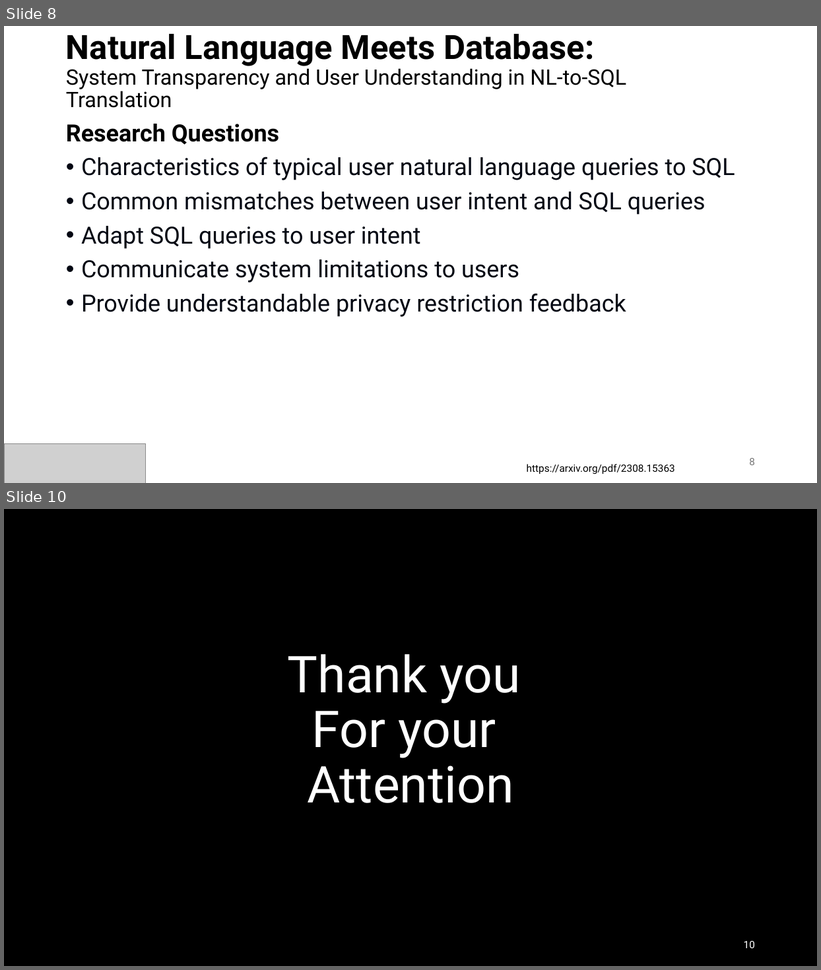
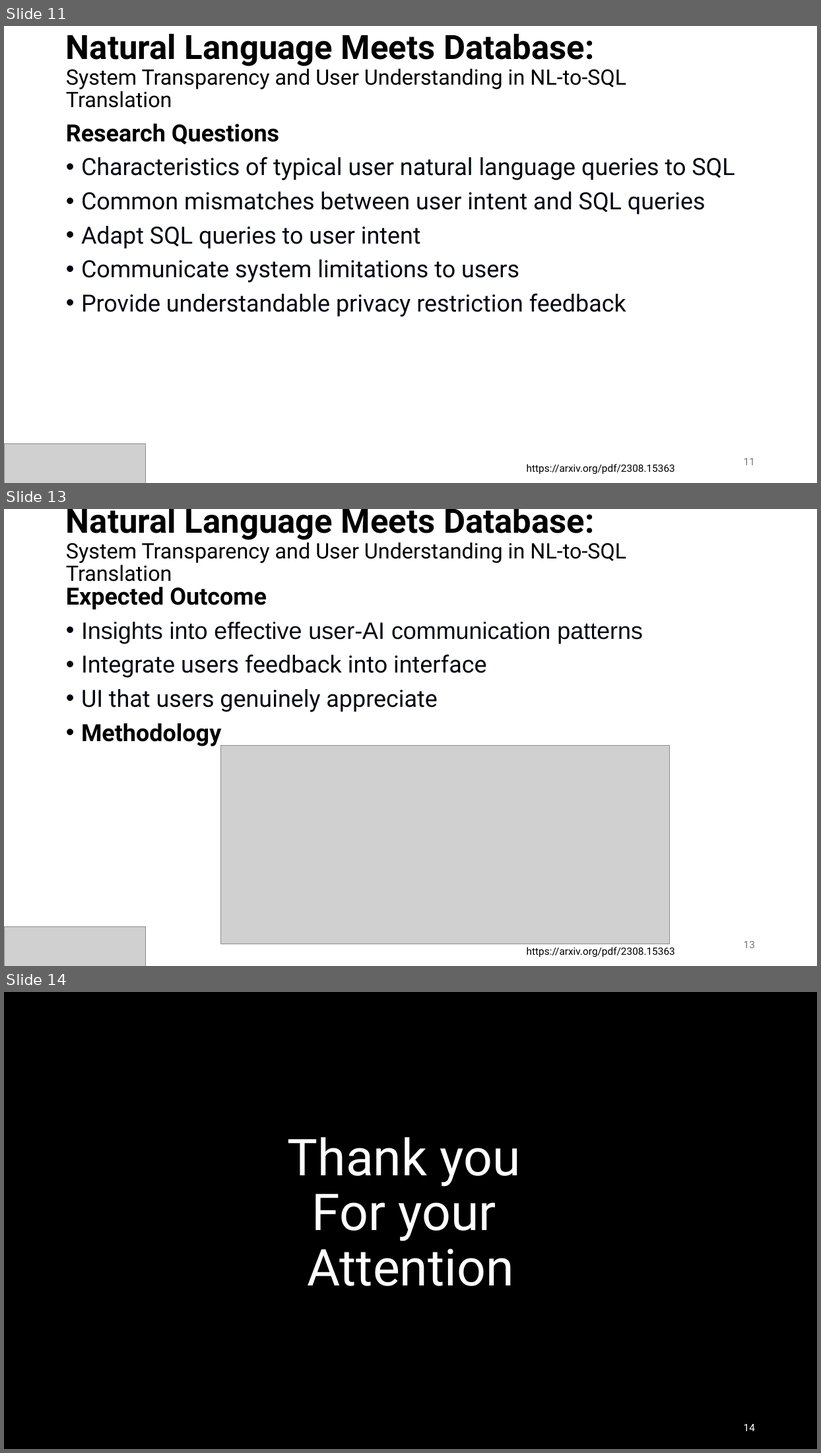
Before and after one commit to ParssaJ/HCI-AI, a slide deck: Presentation/HAI.pptx. Shown one above the other, each under a label of ours: slides 8 and 10 before the commit, slides 11, 13 and 14 after it; the slides between them are not shown. The pictures are 821x970 and 821x1453 pixels, drawn with LibreOffice and Linux fonts; fonts in the diff are those of the drawing; grey boxes stand for pictures; background and template pictures are left out. Boxes give left, top, right and bottom in pixels: in the first picture for what was removed or moved away, otherwise in the second. Text is boxed around its words. In the diff, an @@ line names an element or a change of style, - is before the commit and + after.

```diff
--- a/Presentation/HAI.pptx
+++ b/Presentation/HAI.pptx
@@ slide 13 added at <box>4,509,817,966</box>, background #FFFFFF @@
@@ title added at <box>66,509,626,582</box>, 25.2 pt, text #000000 @@
+Natural Language Meets Database:
+System Transparency and User Understanding in NL-to-SQL Translation
@@ text added at <box>66,587,643,747</box>, 28 pt, text #030712 @@
+Expected Outcome
+• Insights into effective user-AI communication patterns
+• Integrate users feedback into interface
+• UI that users genuinely appreciate
+• Methodology
@@ picture added at <box>221,746,669,945</box> @@
@@ picture added at <box>4,927,145,966</box> @@
@@ page number added at <box>744,941,755,949</box>, 12 pt, text #797979 @@
+13
@@ text added at <box>527,947,675,957</box>, 12 pt, text #000000 @@
+https://arxiv.org/pdf/2308.15363
@@ what was slide 8 is now slide 11 @@
@@ page number at <box>744,458,755,466</box>: text changed @@
-8
+11
@@ what was slide 10 is now slide 14 @@
@@ page number at <box>744,1424,755,1432</box>: text changed @@
-10
+14
```
Also in this commit, not shown: 2 slides changed, 3 other slides added, 1 other file.
